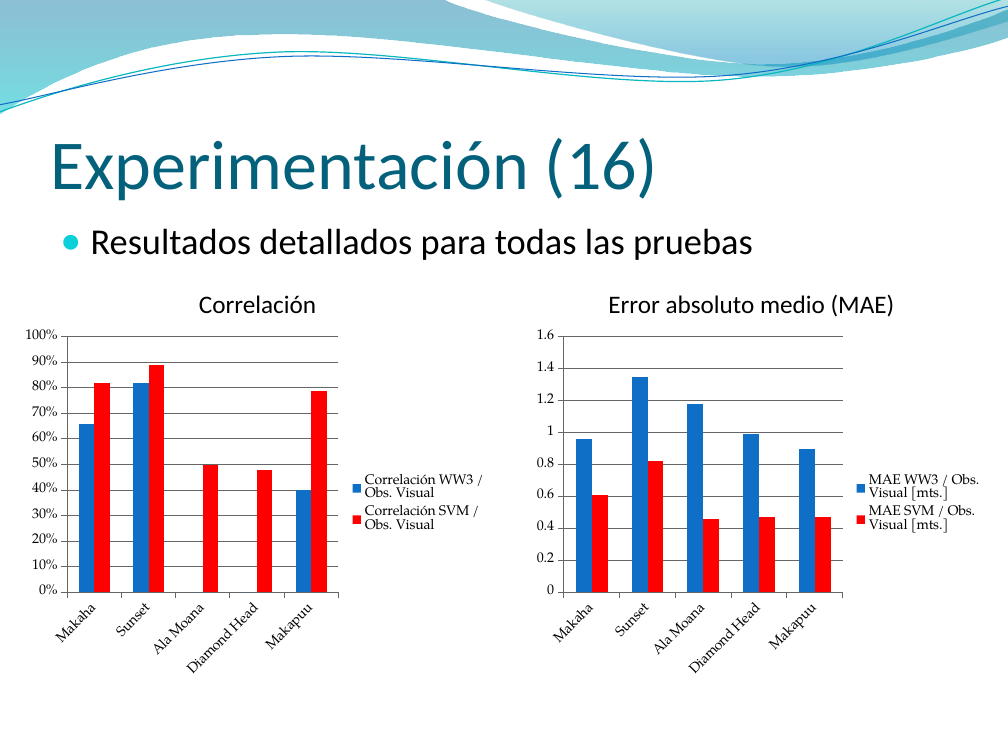
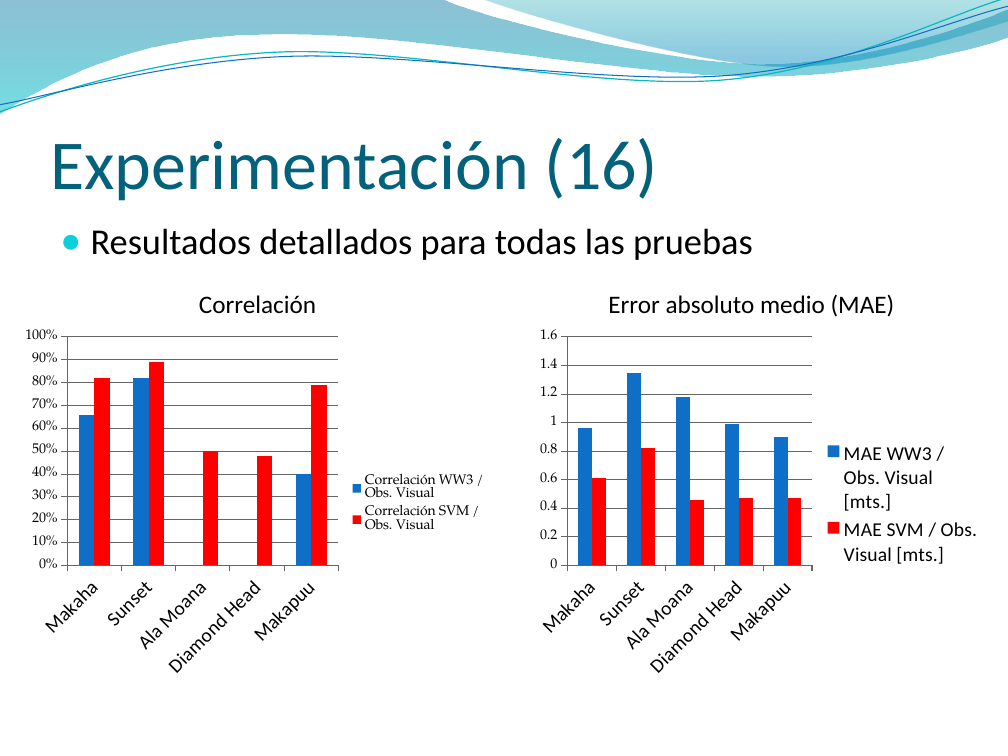
Before and after one commit to jaffadog/neuralito, a slide deck: slide 17 of neuralito/ArfGen/docs/Entregas/Informe Final/presentacion/maxi2.pptx. Drawn at 1008x756 pixels with LibreOffice and Linux fonts; fonts in the diff are those of the drawing; background and template pictures are left out. Boxes give left, top, right and bottom in pixels: in the first picture for what was removed or moved away, otherwise in the second. Text is boxed around its words. In the diff, an @@ line names an element or a change of style, - is before the commit and + after.

```diff
--- a/neuralito/ArfGen/docs/Entregas/Informe Final/presentacion/maxi2.pptx
+++ b/neuralito/ArfGen/docs/Entregas/Informe Final/presentacion/maxi2.pptx
@@ column chart at bbox=[16, 323, 497, 684] @@
@@ category axis changed @@
@@ column chart at bbox=[527, 323, 992, 684] @@
@@ legend changed @@
@@ category axis changed @@
```
Also in this commit, not shown: 10 other slides changed.
